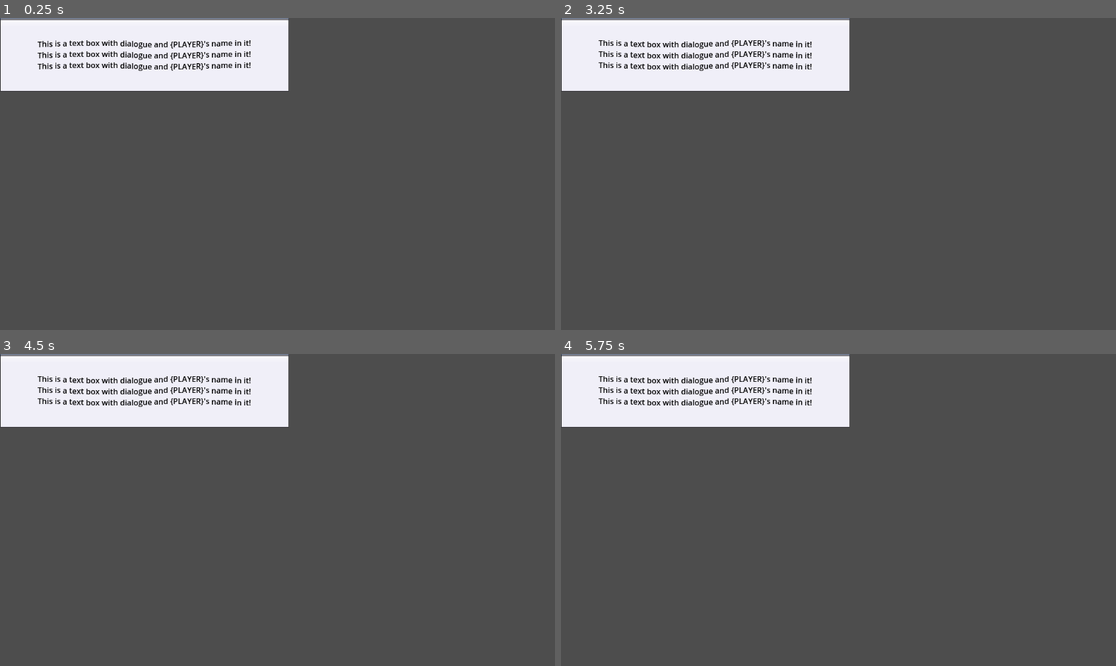
Above: before the commit, frames 1-4 (two rows, left to right).
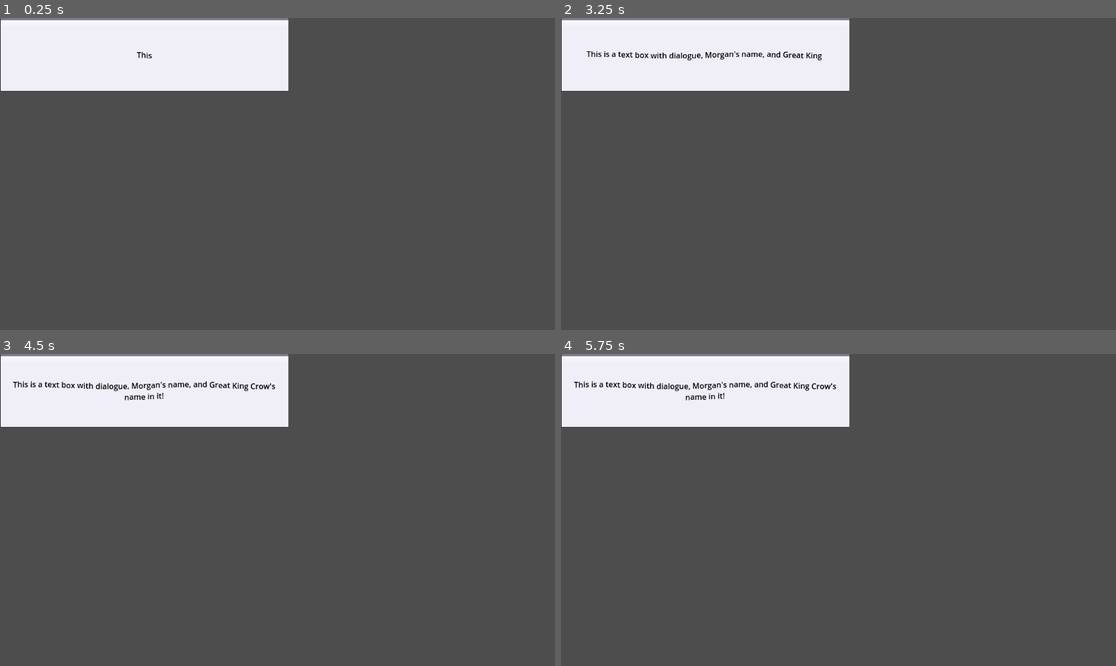
Above: after the commit, the same moments.

Repository: WeekOldFishBones/RPGBattleTest
Game: Godot game, scene res://Dialogue.tscn
The game is run twice, just before and just after one commit, with the same random seed, the same clock (stepped at 60 frames per second) and the same inputs.
Inputs:
- Up to frame 1 (0.25 s): no input
- Up to frame 2 (3.25 s): no input
- Up to frame 3 (4.5 s): no input
- Up to frame 4 (5.75 s): no input

The runs differ from the first frame. In frame 1, 1.2% of the frame differs, in the area x 6-46%, y 7-17%; in frame 2, 1.3%; in frame 3, 1.7%; in frame 4, 1.7%, in the area x 2-50%, y 7-17%.
Error before the commit: Parse Error: Expected new line after "\". (res://dialogue.gd:36)

Commit message:
update v0.03
completed automatic placeholder substitution within text content.

Diff:
--- a/dialogue.gd
+++ b/dialogue.gd
@@ -12,13 +12,15 @@
 var replacement_regex = RegEx.new()
 var message_array = []
 var replacement_dict = {
-	"{PLAYER}": player_dict.name,
-	"{ENEMY}": enemy_dict.name
+	"PLAYER": player_dict.name,
+	"ENEMY": enemy_dict.name
 }
 var output_message
 
 func _ready() -> void:
-	update_message("[color=black][wave amplitude=5]This is a text box with dialogue, {PLAYER}'s name, and {ENEMY}'s name in it![/wave][/color]")
+	update_message("[color=black][wave amplitude=5]This is a text box with dialogue, $PLAYER$'s name, and $ENEMY$'s name in it![/wave][/color]")
+	placeholder_splitter(content.text)
+	update_message(replace_placeholders(message_array, replacement_dict))
 
 func update_message(message) -> void:
 	content.text = message
@@ -33,10 +35,17 @@
 		message_complete.emit()
 
 func placeholder_splitter(message):
-	replacement_regex.compile(\{[^}]*\})
-	pass
+	message_array = message.split("$", true, 0)
+	print(message_array)
 
 func replace_placeholders(input_array : Array, replacements : Dictionary):
+	var new_message_array = []
 	message_array = input_array
 	replacement_dict = replacements
-	pass
+	for i in input_array:
+		if replacements.has(i):
+			new_message_array.push_back(replacements.get(i))
+		else:
+			new_message_array.push_back(i)
+	print(new_message_array)
+	return "".join(new_message_array)
